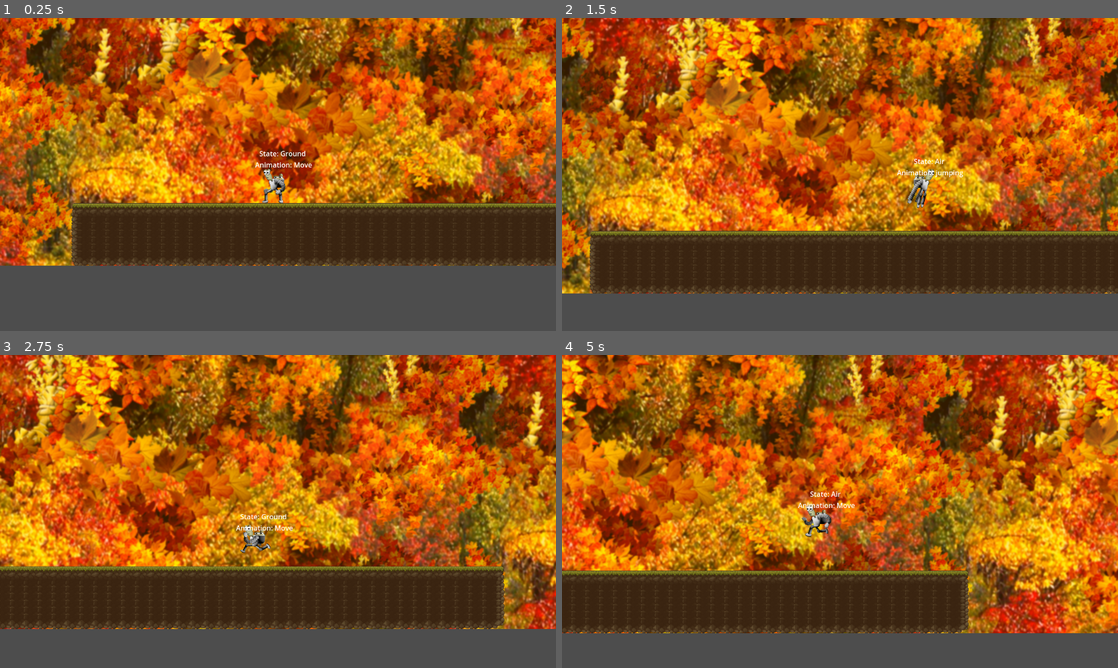
Above: before the commit, frames 1-4 (two rows, left to right).
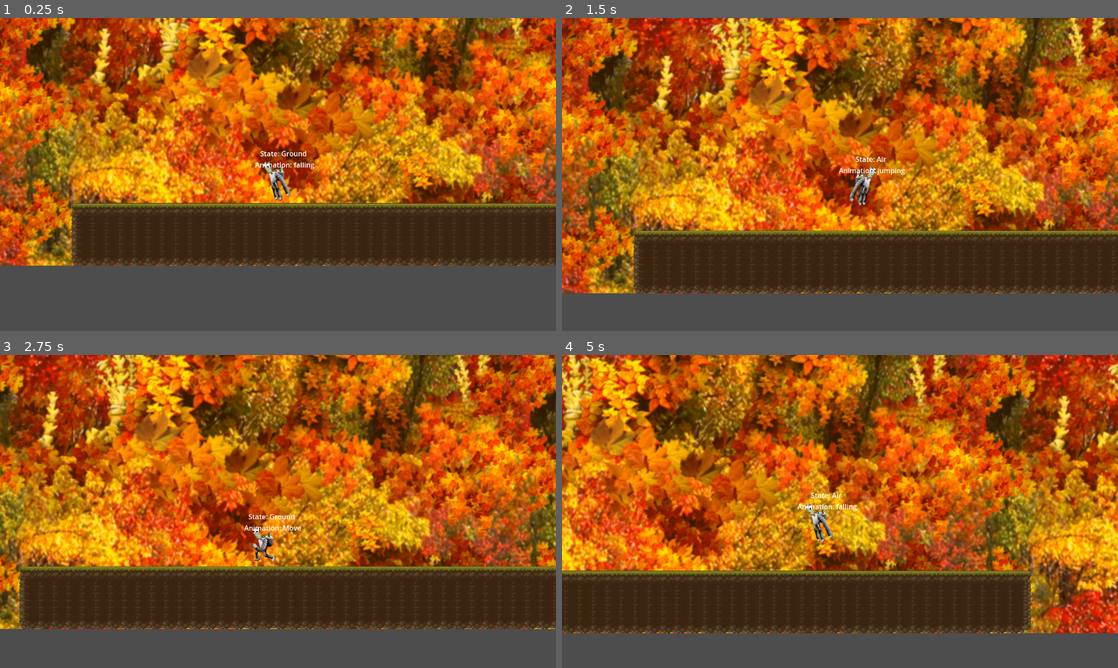
Above: after the commit, the same moments.

Repository: Japharidze/maxfield
Game: Godot game, scene res://src/platform.tscn
Two runs of this game, one before a commit and one after it. Both use one fixed random seed, a clock stepped at 60 frames per second and the inputs below.
Inputs:
- Up to frame 1 (0.25 s): no input
- Up to frame 2 (1.5 s): tap Enter (ui_accept) at 0.5, 1.35 s; hold Enter (ui_accept) 0.53-1.28 s; hold Right (ui_right) from 0.53 s (still down)
- Up to frame 3 (2.75 s): tap Enter (ui_accept) at 1.52, 1.82 s; release Right (ui_right) at 2.03 s; hold Left (ui_left) from 2.03 s (still down); hold Enter (ui_accept) from 2.03 s (still down)
- Up to frame 4 (5 s): release Left (ui_left) at 2.78 s; release Enter (ui_accept) at 2.78 s; hold Right (ui_right) 2.78-4.28 s; tap Enter (ui_accept) at 2.85, 3.02, 3.32, 4.35, 4.52, 4.82 s; hold Enter (ui_accept) 3.53-4.28 s; hold Left (ui_left) from 4.28 s (still down)

The runs differ from the first frame. In frame 1, 0.5% of the frame differs, in the area x 46-57%, y 42-60%; in frame 2, 63%; in frame 3, 64%; in frame 4, 67%, in the area x 0-100%, y 0-89%.

Commit message:
character.gd removed, fully replaced with state machine

Diff:
--- a/src/Actors/AirState.gd
+++ b/src/Actors/AirState.gd
@@ -4,10 +4,12 @@
 
 @export var ground_state : State
 
+var gravity = ProjectSettings.get_setting("physics/2d/default_gravity")
 var falling : bool = false
 
 
-func state_process(_delta):
+func state_process(delta):
+	character.velocity.y += gravity * delta
 	if character.velocity.y > 0 and not falling:
 		falling = true
 		playback.travel("falling")
--- a/src/Actors/CharacterStateMachine.gd
+++ b/src/Actors/CharacterStateMachine.gd
@@ -3,6 +3,7 @@
 class_name CharacterStateMachine
 
 @export var character : CharacterBody2D
+@export var sprite : Sprite2D
 @export var animation_tree : AnimationTree
 @export var current_state : State
 
@@ -10,9 +11,11 @@
 
 # Called when the node enters the scene tree for the first time.
 func _ready():
+	animation_tree.active = true
 	for child in get_children():
 		if child is State:
 			child.character = character
+			child.sprite = sprite
 			child.playback = animation_tree["parameters/playback"]
 			states.append(child)
 		else:
@@ -25,6 +28,7 @@
 		current_state.next_state = null
 		current_state.on_enter()
 	current_state.state_process(delta)
+	character.move_and_slide()
 
 func _input(event):
 	current_state.state_input(event)
--- a/src/Actors/GroundState.gd
+++ b/src/Actors/GroundState.gd
@@ -8,15 +8,29 @@
 @export var air_state : State
 
 var direction : Vector2 = Vector2.ZERO
+var velocity : Vector2 = Vector2.ZERO
 
 func state_input(event: InputEvent):
 	if event.is_action_pressed("ui_accept"):
 		character.velocity.y = jump_velocity
+		character.move_and_slide()
 		playback.travel("jumping")
 		next_state = air_state
 
+
+func state_process(_delta):
 	direction = Input.get_vector("ui_left", "ui_right", "ui_up", "ui_down")
 	if direction.x:
-		character.velocity.x = direction.x * SPEED
+		velocity.x = direction.x * SPEED
 	else:
-		character.velocity.x = move_toward(character.velocity.x, 0, SPEED)
+		velocity.x = move_toward(velocity.x, 0, SPEED)
+	character.velocity = velocity
+
+	get_parent().animation_tree.set("parameters/Move/blend_position", direction.x)
+	update_facing()
+
+func update_facing():
+	if direction.x > 0:
+		sprite.flip_h = true
+	elif direction.x < 0:
+		sprite.flip_h = false
--- a/src/Actors/State.gd
+++ b/src/Actors/State.gd
@@ -5,6 +5,7 @@
 @export var can_move : bool = true
 
 var character : CharacterBody2D
+var sprite : Sprite2D
 var playback : AnimationNodeStateMachinePlayback
 var next_state : State
 
--- a/src/Actors/character.gd
+++ /dev/null
@@ -1,46 +0,0 @@
-extends CharacterBody2D
-
-
-const SPEED = 300.0
-
-@onready var sprite : Sprite2D = $Sprite2D
-@onready var animation_tree : AnimationTree = $AnimationTree
-@onready var state_machine : CharacterStateMachine = $CharacterStateMachine
-
-# Get the gravity from the project settings to be synced with RigidBody nodes.
-var gravity = ProjectSettings.get_setting("physics/2d/default_gravity")
-var falling : bool = false
-var direction : Vector2 = Vector2.ZERO
-
-func _ready():
-	animation_tree.active = true
-
-func _physics_process(delta):
-	# Add the gravity.
-	if not is_on_floor():
-		velocity.y += gravity * delta
-		if velocity.y > 0 and not falling:
-			falling = true
-	if is_on_floor() and falling:
-		falling = false
-
-	# Get the input direction and handle the movement/deceleration.
-	# As good practice, you should replace UI actions with custom gameplay actions.
-	direction = Input.get_vector("ui_left", "ui_right", "ui_up", "ui_down")
-	if direction.x and state_machine.current_state.can_move:
-		velocity.x = direction.x * SPEED
-	else:
-		velocity.x = move_toward(velocity.x, 0, SPEED)
-
-	move_and_slide()
-	update_animation()
-	update_facing()
-
-func update_animation():
-	animation_tree.set("parameters/Move/blend_position", direction.x)
-
-func update_facing():
-	if direction.x > 0:
-		sprite.flip_h = true
-	elif direction.x < 0:
-		sprite.flip_h = false
--- a/src/Actors/character.tscn
+++ b/src/Actors/character.tscn
@@ -1,7 +1,6 @@
-[gd_scene load_steps=28 format=3 uid="uid://ckhy7603jmxen"]
+[gd_scene load_steps=27 format=3 uid="uid://ckhy7603jmxen"]
 
 [ext_resource type="Texture2D" uid="uid://cw7ol1v2urxib" path="res://assets/Player/Standing.png" id="1_1e1y6"]
-[ext_resource type="Script" path="res://src/Actors/character.gd" id="1_b6am6"]
 [ext_resource type="Texture2D" uid="uid://c1w5c0igoeast" path="res://assets/Player/Falling.png" id="1_l12mr"]
 [ext_resource type="Texture2D" uid="uid://d1311x7n55su4" path="res://assets/Player/Jumping.png" id="3_lpyu8"]
 [ext_resource type="Texture2D" uid="uid://dtx1k54y0vh88" path="res://assets/Player/Moving.png" id="4_wv3xk"]
@@ -13,6 +12,61 @@
 [sub_resource type="CapsuleShape2D" id="CapsuleShape2D_brj2n"]
 radius = 24.0
 height = 88.0
+
+[sub_resource type="Animation" id="Animation_5bbt4"]
+length = 0.001
+
+[sub_resource type="Animation" id="Animation_s4fju"]
+resource_name = "falling"
+length = 0.4
+tracks/0/type = "value"
+tracks/0/imported = false
+tracks/0/enabled = true
+tracks/0/path = NodePath("Sprite2D:texture")
+tracks/0/interp = 1
+tracks/0/loop_wrap = true
+tracks/0/keys = {
+"times": PackedFloat32Array(0),
+"transitions": PackedFloat32Array(1),
+"update": 1,
+"values": [ExtResource("1_l12mr")]
+}
+tracks/1/type = "value"
+tracks/1/imported = false
+tracks/1/enabled = true
+tracks/1/path = NodePath("Sprite2D:hframes")
+tracks/1/interp = 1
+tracks/1/loop_wrap = true
+tracks/1/keys = {
+"times": PackedFloat32Array(0),
+"transitions": PackedFloat32Array(1),
+"update": 1,
+"values": [4]
+}
+tracks/2/type = "value"
+tracks/2/imported = false
+tracks/2/enabled = true
+tracks/2/path = NodePath("Sprite2D:vframes")
+tracks/2/interp = 1
+tracks/2/loop_wrap = true
+tracks/2/keys = {
+"times": PackedFloat32Array(0),
+"transitions": PackedFloat32Array(1),
+"update": 1,
+"values": [4]
+}
+tracks/3/type = "value"
+tracks/3/imported = false
+tracks/3/enabled = true
+tracks/3/path = NodePath("Sprite2D:frame")
+tracks/3/interp = 1
+tracks/3/loop_wrap = true
+tracks/3/keys = {
+"times": PackedFloat32Array(0, 0.1, 0.2, 0.3),
+"transitions": PackedFloat32Array(1, 1, 1, 1),
+"update": 1,
+"values": [3, 7, 11, 15]
+}
 
 [sub_resource type="Animation" id="Animation_hvv32"]
 resource_name = "idle"
@@ -67,21 +121,6 @@
 "values": [3, 7, 11, 15, 19, 23, 27, 31]
 }
 
-[sub_resource type="Animation" id="Animation_5bbt4"]
-length = 0.001
-tracks/0/type = "value"
-tracks/0/imported = false
-tracks/0/enabled = true
-tracks/0/path = NodePath("Sprite2D:frame")
-tracks/0/interp = 1
-tracks/0/loop_wrap = true
-tracks/0/keys = {
-"times": PackedFloat32Array(0),
-"transitions": PackedFloat32Array(1),
-"update": 1,
-"values": [0]
-}
-
 [sub_resource type="Animation" id="Animation_o02jp"]
 resource_name = "jumping"
 length = 0.5
@@ -188,58 +227,6 @@
 "values": [3, 7, 11, 15, 19, 23, 27, 31]
 }
 
-[sub_resource type="Animation" id="Animation_s4fju"]
-resource_name = "falling"
-length = 0.4
-tracks/0/type = "value"
-tracks/0/imported = false
-tracks/0/enabled = true
-tracks/0/path = NodePath("Sprite2D:texture")
-tracks/0/interp = 1
-tracks/0/loop_wrap = true
-tracks/0/keys = {
-"times": PackedFloat32Array(0),
-"transitions": PackedFloat32Array(1),
-"update": 1,
-"values": [ExtResource("1_l12mr")]
-}
-tracks/1/type = "value"
-tracks/1/imported = false
-tracks/1/enabled = true
-tracks/1/path = NodePath("Sprite2D:hframes")
-tracks/1/interp = 1
-tracks/1/loop_wrap = true
-tracks/1/keys = {
-"times": PackedFloat32Array(0),
-"transitions": PackedFloat32Array(1),
-"update": 1,
-"values": [4]
-}
-tracks/2/type = "value"
-tracks/2/imported = false
-tracks/2/enabled = true
-tracks/2/path = NodePath("Sprite2D:vframes")
-tracks/2/interp = 1
-tracks/2/loop_wrap = true
-tracks/2/keys = {
-"times": PackedFloat32Array(0),
-"transitions": PackedFloat32Array(1),
-"update": 1,
-"values": [4]
-}
-tracks/3/type = "value"
-tracks/3/imported = false
-tracks/3/enabled = true
-tracks/3/path = NodePath("Sprite2D:frame")
-tracks/3/interp = 1
-tracks/3/loop_wrap = true
-tracks/3/keys = {
-"times": PackedFloat32Array(0, 0.1, 0.2, 0.3),
-"transitions": PackedFloat32Array(1, 1, 1, 1),
-"update": 1,
-"values": [3, 7, 11, 15]
-}
-
 [sub_resource type="AnimationLibrary" id="AnimationLibrary_bqi87"]
 _data = {
 "RESET": SubResource("Animation_5bbt4"),
@@ -281,6 +268,7 @@
 [sub_resource type="AnimationNodeStateMachineTransition" id="AnimationNodeStateMachineTransition_emvsy"]
 
 [sub_resource type="AnimationNodeStateMachineTransition" id="AnimationNodeStateMachineTransition_p0ca5"]
+switch_mode = 2
 advance_mode = 2
 
 [sub_resource type="AnimationNodeStateMachine" id="AnimationNodeStateMachine_sgy8b"]
@@ -294,13 +282,13 @@
 graph_offset = Vector2(44, -135)
 
 [node name="Character" type="CharacterBody2D"]
-script = ExtResource("1_b6am6")
 
 [node name="Sprite2D" type="Sprite2D" parent="."]
 scale = Vector2(0.5, 0.5)
 texture = ExtResource("1_l12mr")
 hframes = 4
 vframes = 4
+frame = 3
 
 [node name="CollisionShape2D" type="CollisionShape2D" parent="."]
 position = Vector2(-8, 9)
@@ -316,11 +304,12 @@
 anim_player = NodePath("../AnimationPlayer")
 parameters/Move/blend_position = -0.0015015
 
-[node name="CharacterStateMachine" type="Node" parent="." node_paths=PackedStringArray("character", "animation_tree", "current_state")]
+[node name="CharacterStateMachine" type="Node" parent="." node_paths=PackedStringArray("character", "sprite", "animation_tree", "current_state")]
 script = ExtResource("6_v3qyp")
 character = NodePath("..")
+sprite = NodePath("../Sprite2D")
 animation_tree = NodePath("../AnimationTree")
-current_state = NodePath("Ground")
+current_state = NodePath("Air")
 
 [node name="Ground" type="Node" parent="CharacterStateMachine" node_paths=PackedStringArray("air_state")]
 script = ExtResource("7_ana6d")
